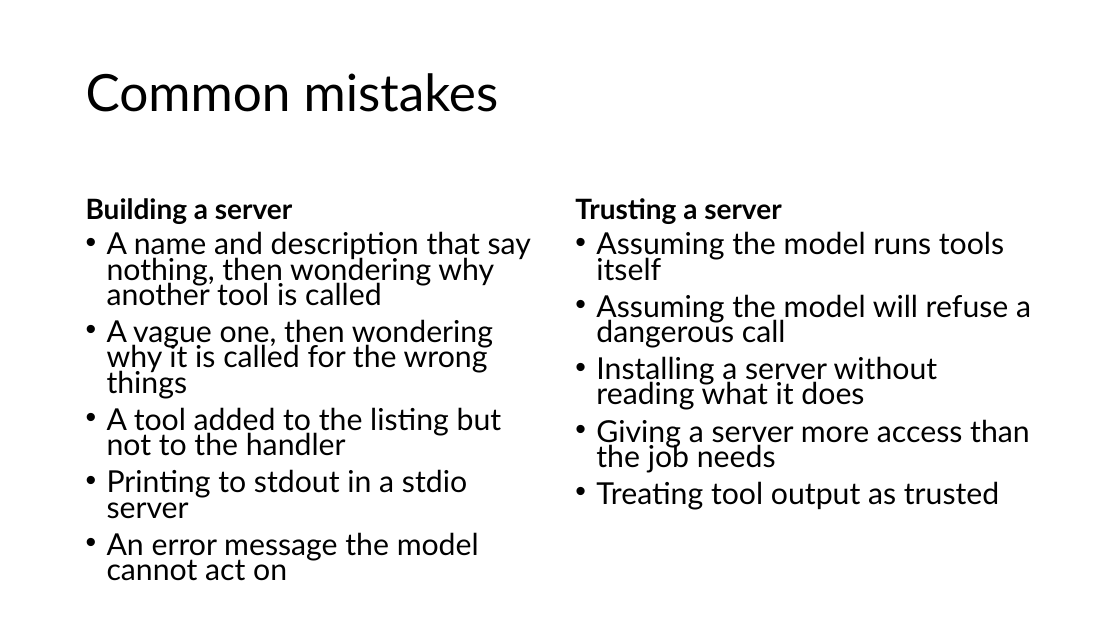
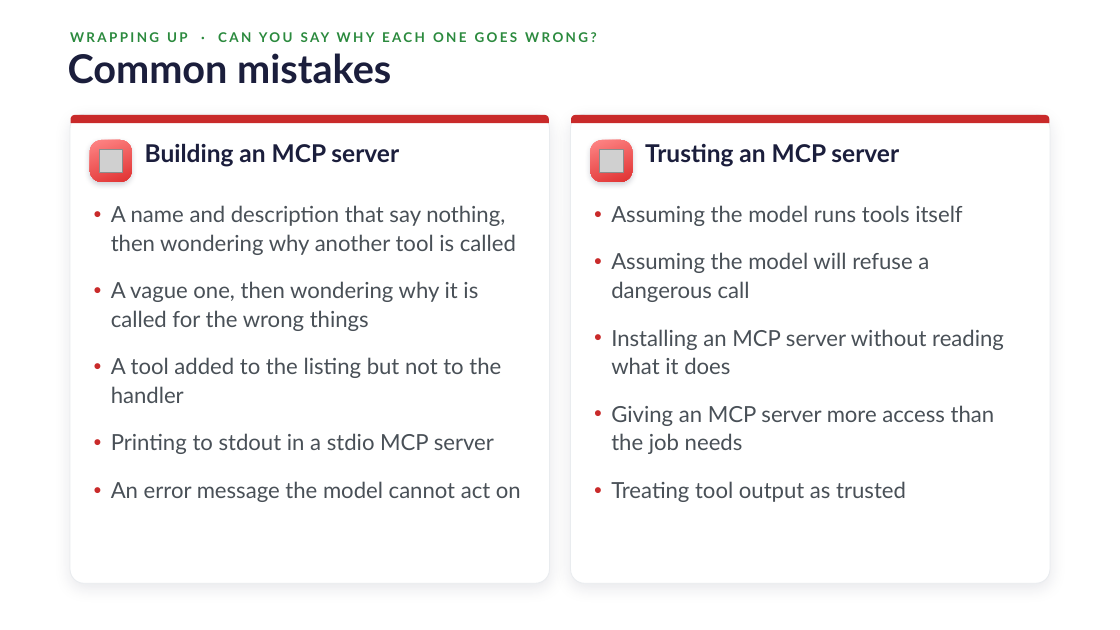
Before and after one commit to karoluciecha/ai-assisted-programming-module, a slide deck: slide 53 of lectures-and-labs/week05/mcp-lecture.pptx (slide 60 before the commit). Drawn at 1120x630 pixels with LibreOffice and Linux fonts; fonts in the diff are those of the drawing; grey boxes stand for pictures; background and template pictures are left out. Boxes give left, top, right and bottom in pixels: in the first picture for what was removed or moved away, otherwise in the second. Text is boxed around its words. In the diff, an @@ line names an element or a change of style, - is before the commit and + after.

```diff
--- a/lectures-and-labs/week05/mcp-lecture.pptx
+++ b/lectures-and-labs/week05/mcp-lecture.pptx
@@ title "Common mistakes": place and size @@
-title "Common mistakes" at [86,73,499,112]
+title "Common mistakes" at [68,53,391,84]
@@ title "Common mistakes" at [68,53,391,84]: size 44 to 34 pt, text colour #000000 to #1B1E3C, bold on @@
@@ text added at [70,32,421,331], 11.5 pt, text #2B8A3E, bold @@
+WRAPPING UP · CAN YOU SAY WHY EACH ONE GOES WRONG?
@@ rounded rectangle added at [70,114,549,583], fill #FFFFFF, outline #E9ECEF 0.75 pt @@
@@ round same rect added at [71,115,549,124], fill #C92A2A @@
@@ rounded rectangle added at [571,114,1050,583], fill #FFFFFF, outline #E9ECEF 0.75 pt @@
@@ round same rect added at [571,115,1049,124], fill #C92A2A @@
@@ rounded rectangle added at [90,140,132,182], fill gradient #FF8787 to #E03131 @@
@@ text added at [145,143,399,167], 21 pt, text #1B1E3C, bold @@
+Building an MCP server
@@ rounded rectangle added at [591,140,633,182], fill gradient #FF8787 to #E03131 @@
@@ text added at [645,144,899,167], 21 pt, text #1B1E3C, bold @@
+Trusting an MCP server
@@ picture added at [99,150,123,173] @@
@@ picture added at [600,150,623,173] @@
@@ text removed at [86,198,292,224] @@
-Building a server
@@ text "A name and description that ...": place and size @@
-text "A name and description that ..." at [107,231,531,581]
+text "A name and description that ..." at [111,205,521,502]
@@ text at [111,205,521,502]: size 25.9 to 19 pt, text colour #000000 to #495057 in "A name and description that say nothing, ...", "A vague one, then wondering why it ...", "A tool added to the listing but ...", "An error message the model cannot act ..."; bullet • to ●; line spacing 0.7 to 1.08; less space between paragraphs; more space between paragraphs @@
@@ text removed at [575,198,781,224] @@
-Trusting a server
@@ text "Assuming the model runs tools ...": place and size @@
-text "Assuming the model runs tools ..." at [596,231,1031,510]
+text "Assuming the model runs tools ..." at [611,205,1004,502]
@@ text at [611,205,962,502]: size 25.9 to 19 pt, text colour #000000 to #495057 in "Assuming the model runs tools itself", "Assuming the model will refuse a dangerous ...", "Treating tool output as trusted"; bullet • to ●; line spacing 0.7 to 1.08; less space between paragraphs; more space between paragraphs @@
@@ text at [611,329,1004,454]: text changed; size 25.9 to 19 pt; text colour #000000 to #495057 @@
-• Installing a server without reading what it does
-• Giving a server more access than the job needs
+● Installing an MCP server without reading what it does
+● Giving an MCP server more access than the job needs
@@ text at [111,433,494,454]: text changed; size 25.9 to 19 pt; text colour #000000 to #495057 @@
-• Printing to stdout in a stdio server
+● Printing to stdout in a stdio MCP server
```
Also in this commit, not shown: 25 other slides changed, 28 slides added, 35 slides removed.
